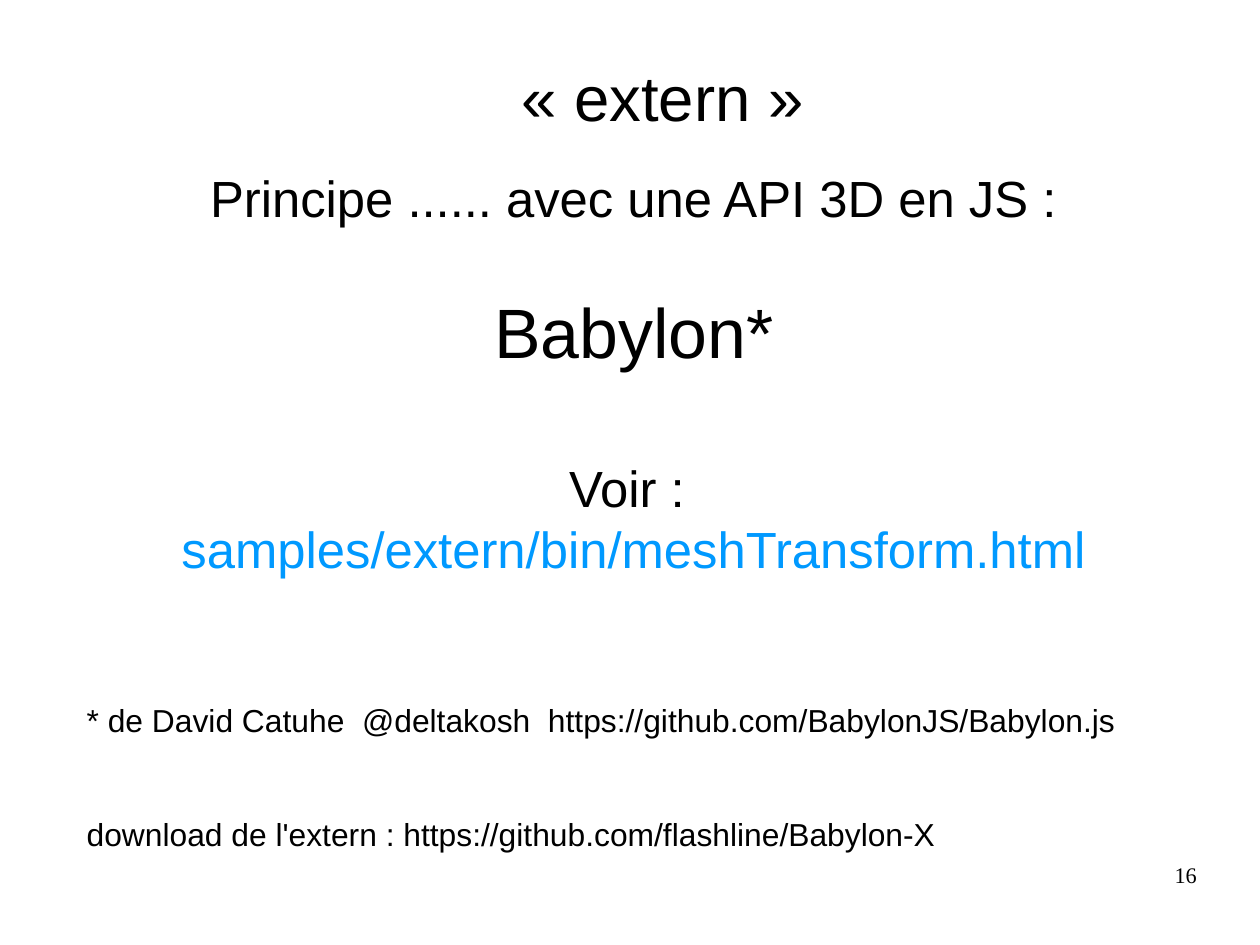
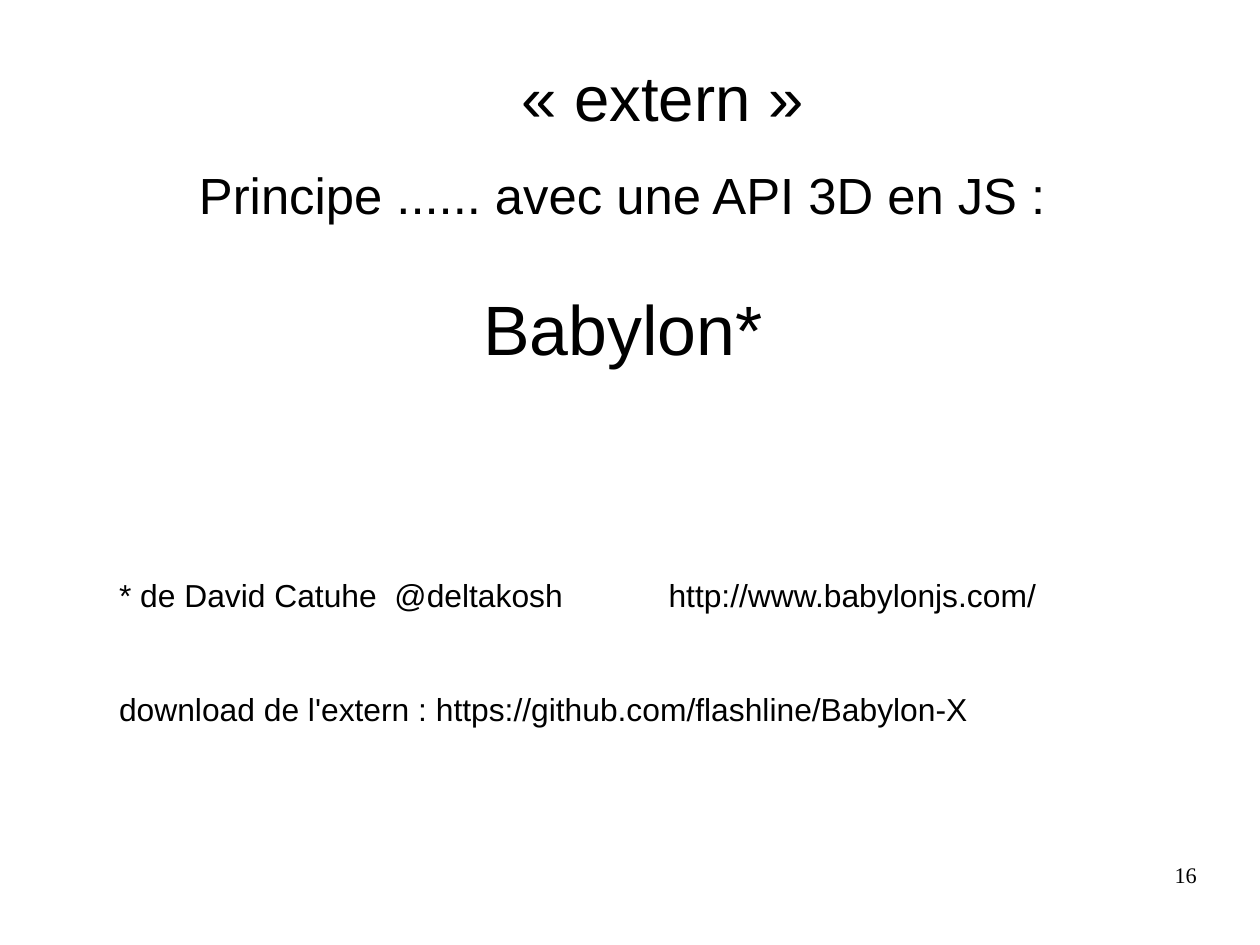
Before and after one commit to flashline/Haxetelier8, a slide deck: slide 16 of odp/haxetelier8.forScreen.odp. Drawn at 1260x945 pixels with LibreOffice and Linux fonts; fonts in the diff are those of the drawing. Boxes give left, top, right and bottom in pixels: in the first picture for what was removed or moved away, otherwise in the second. Text is boxed around its words. In the diff, an @@ line names an element or a change of style, - is before the commit and + after.

```diff
--- a/odp/haxetelier8.forScreen.odp
+++ b/odp/haxetelier8.forScreen.odp
@@ text "Principe ...... avec une API ...": place and size @@
-text "Principe ...... avec une API ..." at [87, 180, 1115, 852]
+text "Principe ...... avec une API ..." at [119, 177, 1036, 727]
@@ text at [140, 584, 1036, 613]: text changed @@
-Voir :
-samples/extern/bin/meshTransform.html
-* de David Catuhe @deltakosh https://github.com/BabylonJS/Babylon.js
+* de David Catuhe @deltakosh http://www.babylonjs.com/
```
Also in this commit, not shown: 2 other slides changed, 3 slides added, 1 slide removed, 11 other files.
